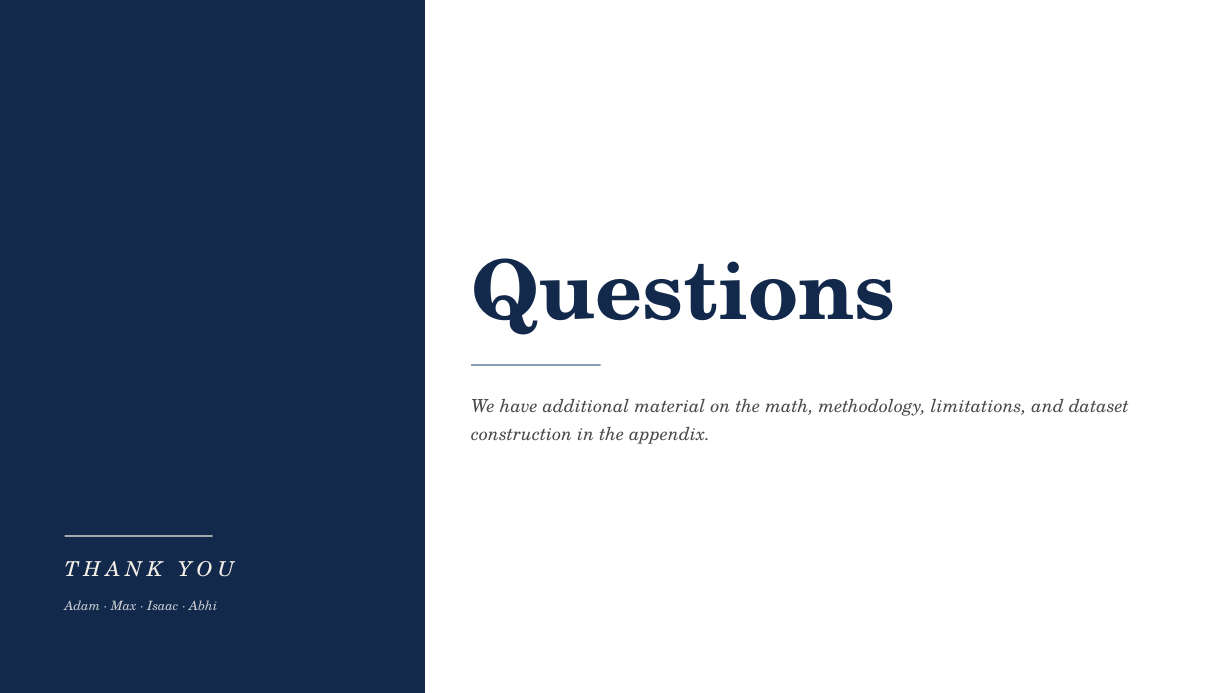
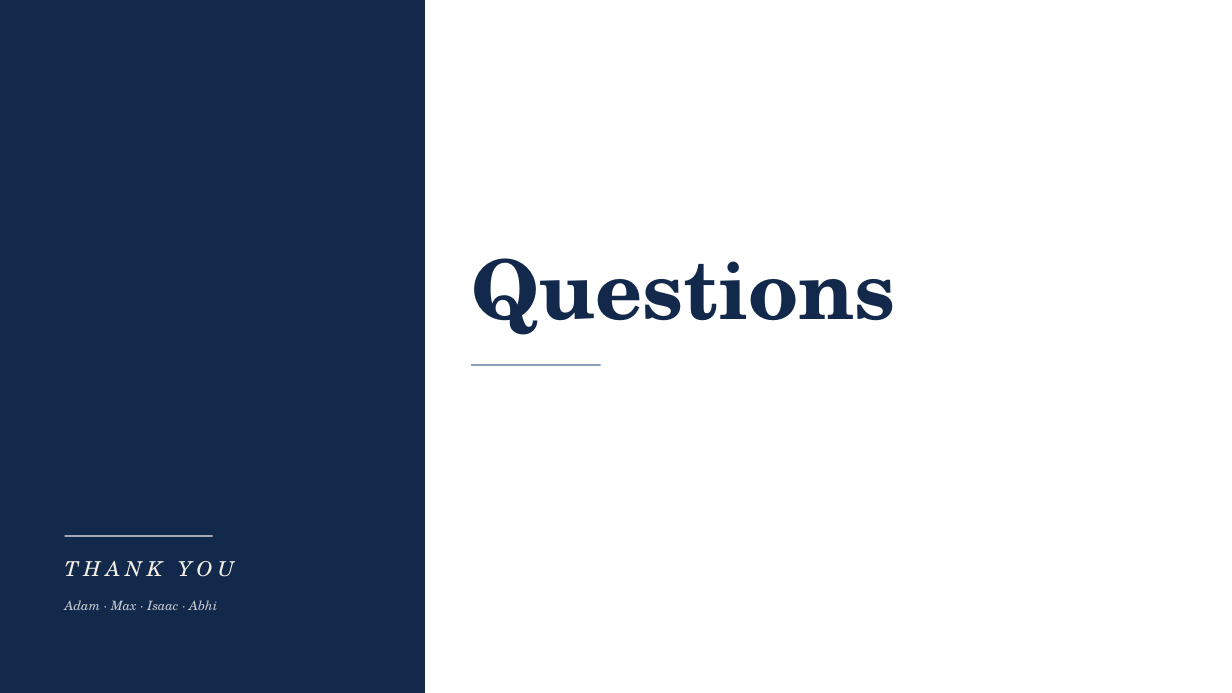
Before and after one commit to abmummaneni/290-Final-Project, a slide deck: slide 14 of RGCN_Academic_Presentation.pptx. Drawn at 1232x693 pixels with LibreOffice and Linux fonts; fonts in the diff are those of the drawing. Boxes give left, top, right and bottom in pixels: in the first picture for what was removed or moved away, otherwise in the second. Text is boxed around its words. In the diff, an @@ line names an element or a change of style, - is before the commit and + after.

```diff
--- a/RGCN_Academic_Presentation.pptx
+++ b/RGCN_Academic_Presentation.pptx
@@ text removed at <box>471,399,1129,444</box> @@
-We have additional material on the math, methodology, limitations, and dataset construction in the appendix.
```
Also in this commit, not shown: 15 other slides changed, 3 slides added, 3 slides removed, 1 other file.
